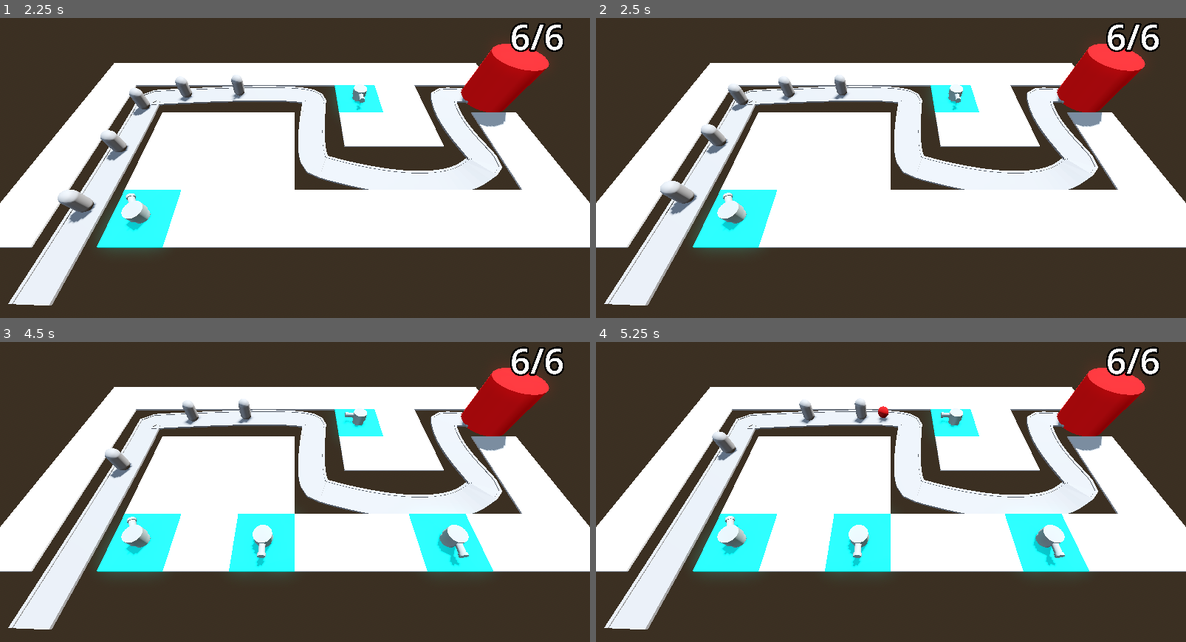
Above: before the commit, frames 1-4 (two rows, left to right).
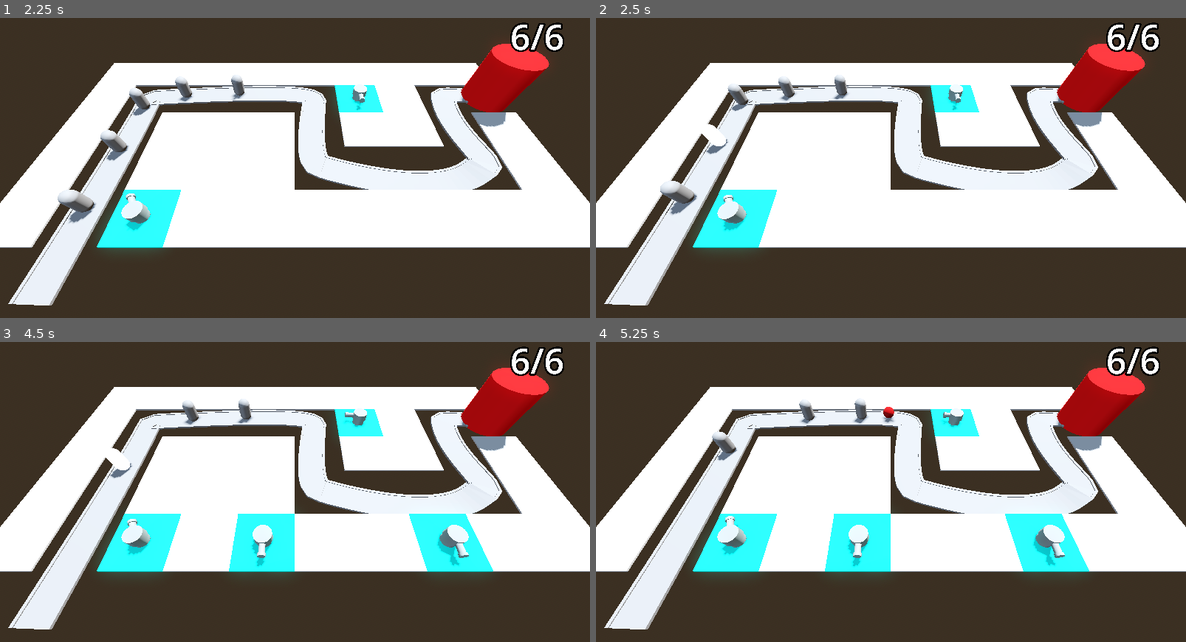
Above: after the commit, the same moments.

Repository: EsbenNyboe/TowerDefense
Game: Godot game, scene res://BaseLevel.tscn
Two runs of this game, one before a commit and one after it. Both use one fixed random seed, a clock stepped at 60 frames per second and the inputs below.
Inputs (mouse positions are in pixels of both pictures, inside the frame that each line leads up to):
- Up to frame 1 (2.25 s): move the mouse to (424, 159) at 0.52 s; press the mouse at (424, 159) at 0.53 s; move the mouse to (177, 192) at 1.27 s; release the mouse at (177, 192) at 1.28 s; click (177, 192) at 1.35 s; move the mouse to (354, 102) at 2.02 s; press the mouse at (354, 102) at 2.03 s
- Up to frame 2 (2.5 s): no input
- Up to frame 3 (4.5 s): move the mouse to (265, 567) at 2.77 s; release the mouse at (265, 567) at 2.78 s; click (265, 567) at 2.85 s; move the mouse to (472, 549) at 3.52 s; press the mouse at (472, 549) at 3.53 s; move the mouse to (118, 450) at 4.27 s; release the mouse at (118, 450) at 4.28 s; click (118, 450) at 4.35 s
- Up to frame 4 (5.25 s): move the mouse to (920, 501) at 5.02 s; press the mouse at (920, 501) at 5.03 s

Frame 1 is identical in both runs. In frame 2, 0.2% of the frame differs, in the area x 17-26%, y 35-72%; in frame 3, 0.2%; in frame 4, 0.1%.

Commit message:
Setup animations

Diff:
--- a/barbarianblaster/BaseLevel.tscn
+++ b/barbarianblaster/BaseLevel.tscn
@@ -115,7 +115,7 @@
 progress = 15.0
 
 [node name="Enemy5" parent="Path3D" instance=ExtResource("2_5x8ra")]
-transform = Transform3D(0.0788749, 0, -0.996874, 0, 0.99999, 0, 0.996869, 0, 0.0788753, -10.9209, 0, 1.75192)
+transform = Transform3D(0.0788748, 0, -0.996874, 0, 0.99999, 0, 0.996869, 0, 0.0788753, -10.9209, 0, 1.75192)
 progress = 20.0
 
 [node name="Base" parent="." instance=ExtResource("3_knq2t")]
--- a/barbarianblaster/Enemy/enemy.gd
+++ b/barbarianblaster/Enemy/enemy.gd
@@ -4,9 +4,12 @@
 @export var max_health: int = 50
 
 @onready var base = get_tree().get_first_node_in_group("base")
+@onready var animation_player: AnimationPlayer = $AnimationPlayer
 
 var health: int:
 	set(value):
+		if value < health:
+			animation_player.play("TakeDamage")
 		health = value
 		if health < 1:
 			queue_free()
--- a/barbarianblaster/Enemy/enemy.tscn
+++ b/barbarianblaster/Enemy/enemy.tscn
@@ -1,10 +1,51 @@
-[gd_scene load_steps=4 format=3 uid="uid://c3e07dhjrjxq4"]
+[gd_scene load_steps=8 format=3 uid="uid://c3e07dhjrjxq4"]
 
 [ext_resource type="Script" uid="uid://cnpqeksbsdt3g" path="res://Enemy/enemy.gd" id="1_7k104"]
 
 [sub_resource type="CapsuleMesh" id="CapsuleMesh_o2j4u"]
 
+[sub_resource type="StandardMaterial3D" id="StandardMaterial3D_2pb1h"]
+no_depth_test = true
+shading_mode = 0
+
 [sub_resource type="CapsuleShape3D" id="CapsuleShape3D_2pb1h"]
+
+[sub_resource type="Animation" id="Animation_px1sc"]
+resource_name = "TakeDamage"
+length = 0.1
+tracks/0/type = "value"
+tracks/0/imported = false
+tracks/0/enabled = true
+tracks/0/path = NodePath("DamageHighlight:visible")
+tracks/0/interp = 1
+tracks/0/loop_wrap = true
+tracks/0/keys = {
+"times": PackedFloat32Array(0, 0.0985323),
+"transitions": PackedFloat32Array(1, 1),
+"update": 1,
+"values": [true, false]
+}
+
+[sub_resource type="Animation" id="Animation_2pb1h"]
+length = 0.001
+tracks/0/type = "value"
+tracks/0/imported = false
+tracks/0/enabled = true
+tracks/0/path = NodePath("DamageHighlight:visible")
+tracks/0/interp = 1
+tracks/0/loop_wrap = true
+tracks/0/keys = {
+"times": PackedFloat32Array(0),
+"transitions": PackedFloat32Array(1),
+"update": 1,
+"values": [false]
+}
+
+[sub_resource type="AnimationLibrary" id="AnimationLibrary_am0pq"]
+_data = {
+&"RESET": SubResource("Animation_2pb1h"),
+&"TakeDamage": SubResource("Animation_px1sc")
+}
 
 [node name="Enemy" type="PathFollow3D"]
 transform = Transform3D(0.999985, 0, 0, 0, 0.99999, 0, 0, 0, 0.99999, 0, 0, 0)
@@ -15,8 +56,19 @@
 transform = Transform3D(1, 0, 0, 0, 1, 0, 0, 0, 1, 0, 1, 0)
 mesh = SubResource("CapsuleMesh_o2j4u")
 
+[node name="DamageHighlight" type="MeshInstance3D" parent="."]
+transform = Transform3D(1, 0, 0, 0, 1, 0, 0, 0, 1, 0, 1, 0)
+visible = false
+material_override = SubResource("StandardMaterial3D_2pb1h")
+mesh = SubResource("CapsuleMesh_o2j4u")
+
 [node name="EnemyArea3D" type="Area3D" parent="." groups=["enemy_area"]]
 
 [node name="CollisionShape3D" type="CollisionShape3D" parent="EnemyArea3D"]
 transform = Transform3D(1, 0, 0, 0, 1, 0, 0, 0, 1, 0, 1, 0)
 shape = SubResource("CapsuleShape3D_2pb1h")
+
+[node name="AnimationPlayer" type="AnimationPlayer" parent="."]
+libraries = {
+&"": SubResource("AnimationLibrary_am0pq")
+}
--- a/barbarianblaster/Turret/turret.gd
+++ b/barbarianblaster/Turret/turret.gd
@@ -4,6 +4,7 @@
 @export var turret_range: float = 10.0
 
 @onready var turret_barrel_2: MeshInstance3D = $TurretBase/TurretTop/TurretBarrel/TurretBarrel2
+@onready var animation_player: AnimationPlayer = $AnimationPlayer
 
 var enemy_path: Path3D
 var target: PathFollow3D
@@ -21,6 +22,7 @@
 		shoot()
 
 func shoot() -> void:
+	animation_player.play("fire")
 	var shot = projectile.instantiate()
 	add_child(shot)
 	shot.global_position = turret_barrel_2.global_position
--- a/barbarianblaster/Turret/turret.tscn
+++ b/barbarianblaster/Turret/turret.tscn
@@ -20,6 +20,66 @@
 top_radius = 0.25
 bottom_radius = 0.25
 height = 0.2
+
+[sub_resource type="Animation" id="Animation_djkev"]
+resource_name = "fire"
+tracks/0/type = "value"
+tracks/0/imported = false
+tracks/0/enabled = true
+tracks/0/path = NodePath("TurretBase/TurretTop/TurretBarrel:position")
+tracks/0/interp = 1
+tracks/0/loop_wrap = true
+tracks/0/keys = {
+"times": PackedFloat32Array(0, 0.3),
+"transitions": PackedFloat32Array(1, 1),
+"update": 0,
+"values": [Vector3(0, 0, 0.324537), Vector3(0, 0, 0.746657)]
+}
+tracks/1/type = "value"
+tracks/1/imported = false
+tracks/1/enabled = true
+tracks/1/path = NodePath("TurretBase/TurretTop:position")
+tracks/1/interp = 1
+tracks/1/loop_wrap = true
+tracks/1/keys = {
+"times": PackedFloat32Array(0, 0.3),
+"transitions": PackedFloat32Array(1, 1),
+"update": 0,
+"values": [Vector3(0, 0.3, -0.0870445), Vector3(0, 0.3, 0)]
+}
+
+[sub_resource type="Animation" id="Animation_ttsi1"]
+length = 0.001
+tracks/0/type = "value"
+tracks/0/imported = false
+tracks/0/enabled = true
+tracks/0/path = NodePath("TurretBase/TurretTop/TurretBarrel:position")
+tracks/0/interp = 1
+tracks/0/loop_wrap = true
+tracks/0/keys = {
+"times": PackedFloat32Array(0),
+"transitions": PackedFloat32Array(1),
+"update": 0,
+"values": [Vector3(0, 0, 0.746657)]
+}
+tracks/1/type = "value"
+tracks/1/imported = false
+tracks/1/enabled = true
+tracks/1/path = NodePath("TurretBase/TurretTop:position")
+tracks/1/interp = 1
+tracks/1/loop_wrap = true
+tracks/1/keys = {
+"times": PackedFloat32Array(0),
+"transitions": PackedFloat32Array(1),
+"update": 0,
+"values": [Vector3(0, 0.3, 0)]
+}
+
+[sub_resource type="AnimationLibrary" id="AnimationLibrary_r754r"]
+_data = {
+&"RESET": SubResource("Animation_ttsi1"),
+&"fire": SubResource("Animation_djkev")
+}
 
 [node name="Turret" type="Node3D"]
 script = ExtResource("1_5kpma")
@@ -45,4 +105,9 @@
 [node name="Timer" type="Timer" parent="."]
 autostart = true
 
+[node name="AnimationPlayer" type="AnimationPlayer" parent="."]
+libraries = {
+&"": SubResource("AnimationLibrary_r754r")
+}
+
 [connection signal="timeout" from="Timer" to="." method="_on_timer_timeout"]
Not shown: 1 places in barbarianblaster/Turret/turret.tscn that only renumber resources
